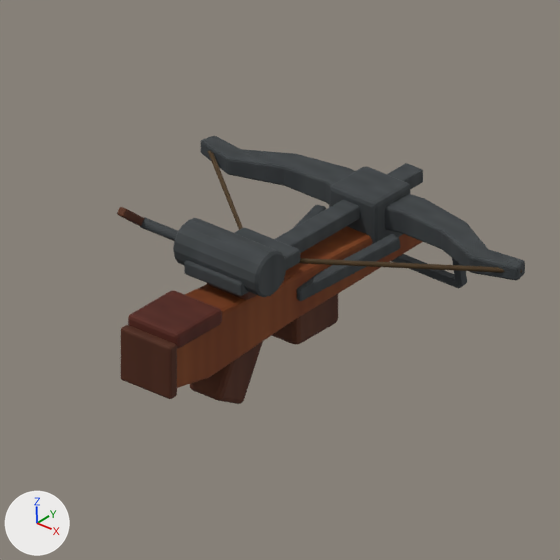
The Blender file source-assets/blender/AuxiliasCrossbowAssets.blend, before and after one commit.
Both versions are drawn from the file's camera 'AssetCamera'. Every picture has the same lights, and +X, +Y and +Z are marked at lower left. The picture after the commit comes second.

Names of what the first picture shows: 'AuxiliaHeavyArbalest'.
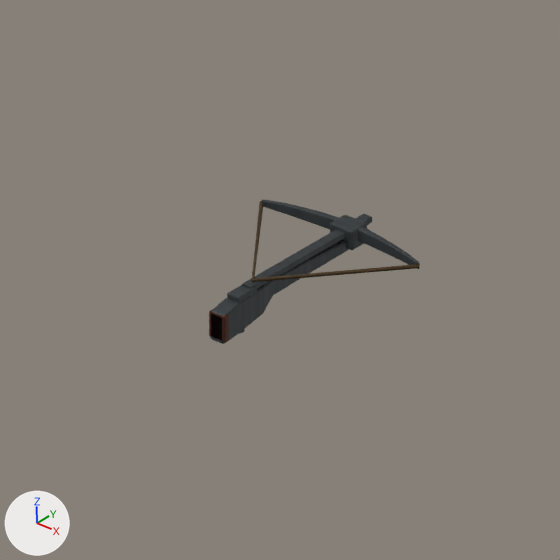
The change in detail:
me_auxiliaheavyarbalestmesh is used by ob_auxiliaheavyarbalest; location (0.0, 0.0, 0.0).
me_auxiliaheavyarbalestmesh had 1284 vertices, 2476 faces and spanned x -0.318..0.318, y -0.223..0.437, z -0.139..0.149.
me_auxiliaheavyarbalestmesh no longer uses material mat_aged_oak (picture img_auxiliaimprovisedcrossbow).
me_auxiliaheavyarbalestmesh now has 642 vertices, 1240 faces and spans x -0.16..0.16, y -0.052..0.311, z -0.038..0.046.
me_auxiliaheavyarbalestmesh part 1: the loose piece of 56 vertices spanning x -0.051..0.051, y -0.223..-0.205, z -0.042..0.05 is scaled about its middle by (0.299, 0.676, 0.493), then moved by (0.0, 0.168, -0.007), in mat_forged_iron (picture img_auxiliaimprovisedcrossbow).
me_auxiliaheavyarbalestmesh part 2: the loose piece of 56 vertices spanning x -0.018..0.018, y -0.015..0.423, z 0.055..0.079 is scaled about its middle by (0.516, 0.666, 0.404), then moved by (0.0, -0.038, -0.032), in mat_forged_iron (picture img_auxiliaimprovisedcrossbow).
me_auxiliaheavyarbalestmesh part 3: the loose piece of 56 vertices spanning x -0.04..0.04, y -0.032..0.068, z -0.012..0.068 is scaled about its middle by (0.306, 0.48, 0.166), then moved by (0.0, -0.008, 0.001), in mat_forged_iron (picture img_auxiliaimprovisedcrossbow).
me_auxiliaheavyarbalestmesh part 4: the loose piece of 56 vertices spanning x -0.047..0.047, y 0.27..0.36, z 0.008..0.093 is scaled about its middle by (0.489, 0.422, 0.397), then moved by (0.0, -0.051, -0.021), in mat_forged_iron (picture img_auxiliaimprovisedcrossbow).
me_auxiliaheavyarbalestmesh part 5: a new loose piece of 116 vertices spanning x 0.0..0.157, y 0.242..0.272, z 0.023..0.045, in mat_forged_iron (picture img_auxiliaimprovisedcrossbow).
me_auxiliaheavyarbalestmesh part 6: a new loose piece of 116 vertices spanning x -0.157..0.0, y 0.242..0.272, z 0.023..0.045, in mat_forged_iron (picture img_auxiliaimprovisedcrossbow).
me_auxiliaheavyarbalestmesh part 7: a new loose piece of 112 vertices spanning x -0.014..0.014, y -0.052..0.305, z -0.03..0.03, in mat_forged_iron (picture img_auxiliaimprovisedcrossbow).
me_auxiliaheavyarbalestmesh part 8: a new loose piece of 18 vertices spanning x -0.16..0.16, y 0.032..0.246, z 0.031..0.045, in mat_forged_iron (picture img_auxiliaimprovisedcrossbow).
me_auxiliaheavyarbalestmesh part 9: 9 loose pieces with 516 vertices, spanning x -0.183..0.094, y -0.206..0.437, z -0.107..0.149, are deleted.
me_auxiliaheavyarbalestmesh part 10: 488 vertices removed from x -0.318..0.318, y -0.21..0.405, z -0.139..0.084.
Other edits to the shape of me_auxiliaheavyarbalestmesh do not show in these pictures.
me_auxiliaheavyarbalestmesh gains material mat_forged_iron (picture img_auxiliaimprovisedcrossbow).

Location of each change, [x1, y1, x2, y2] in pixels of the pictures (560 x 560 px; the box of a moved part takes in the faces that stretch with it):
'AuxiliaHeavyArbalest', reshaped (48% narrower, 46% shorter): before [117, 136, 525, 404]; after [209, 200, 420, 344]
part 1 of me_auxiliaheavyarbalestmesh, moved or reshaped: before [121, 325, 177, 399]; after [209, 310, 229, 342]
part 2 of me_auxiliaheavyarbalestmesh, moved or reshaped: before [275, 163, 423, 253]; after [242, 214, 372, 289]
part 3 of me_auxiliaheavyarbalestmesh, moved or reshaped: before [207, 280, 284, 300]; after [227, 285, 257, 303]
part 4 of me_auxiliaheavyarbalestmesh, moved or reshaped: before [329, 167, 410, 244]; after [330, 215, 367, 250]
part 5 of me_auxiliaheavyarbalestmesh, added: after [358, 227, 420, 269]
part 6 of me_auxiliaheavyarbalestmesh, added: after [262, 200, 339, 229]
part 7 of me_auxiliaheavyarbalestmesh, added: after [210, 229, 369, 344]
part 8 of me_auxiliaheavyarbalestmesh, added: after [252, 201, 419, 282]
part 9 of me_auxiliaheavyarbalestmesh, deleted: before [117, 207, 467, 348]
part 10 of me_auxiliaheavyarbalestmesh, deleted: before [177, 136, 525, 404]
